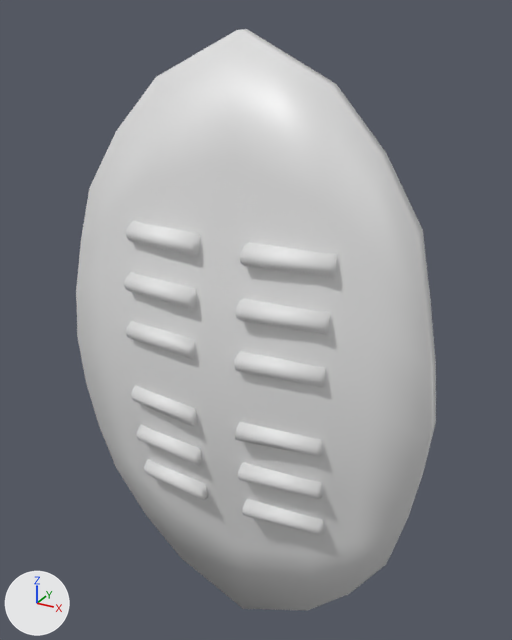
A saved change to the FBX model Assets/Meshes/Shields/shield-1.fbx.
The view is the same before and after, from a camera (50 mm lens) standing at (0.572, -0.998, 0.598) and looking at (0.015, 0.014, 0.092). The axes (+X, +Y, +Z) are drawn at lower left. The lights are the same throughout. Where no turn or scale is listed for an object, it has been applied to the vertices.

Script lines for the objects in view, before the commit:
```python
me_cube = bpy.data.meshes.new('Cube')
me_cube.from_pydata(...)  # 98 vertices, 96 faces; spans x -0.357..0.357, y -0.107..0.015, z -0.569..0.569
me_cube.materials.append(mat_material)  # white #e7e7e7
me_cylinder = bpy.data.meshes.new('Cylinder')
me_cylinder.from_pydata(...)  # 168 vertices, 96 faces; spans x -0.19..0.19, y -0.113..-0.041, z -0.262..0.262
# faces by material slot: [48, 48]
me_cylinder.materials.append(mat_material_001)  # white #e7e7e7
me_cylinder.materials.append(mat_material_002)  # white #e7e7e7
ob_accent = bpy.data.objects.new('Accent', me_cylinder)
ob_accent.location = (0.0, 0.0, 0.0)
ob_body = bpy.data.objects.new('Body', me_cube)
ob_body.location = (0.0, 0.0, 0.0)
```
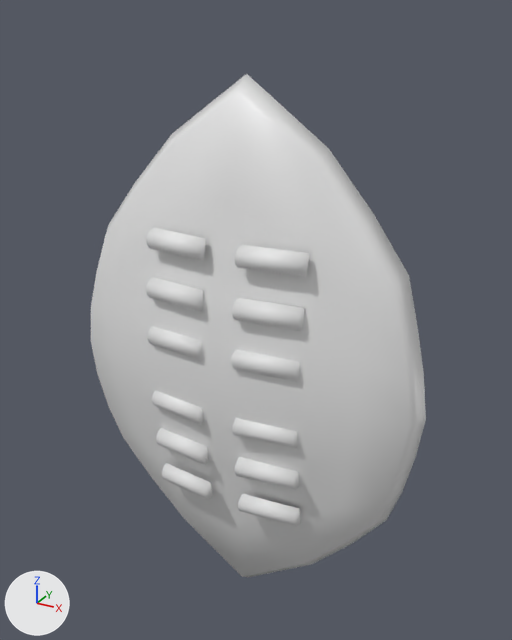
What changed in the scene script:
```text
Change me_cylinder:
    where me_cylinder.from_pydata(...)  # 168 vertices, 96 faces; spans x -0.19..0.19, y -0.113..-0.041, z -0.262..0.262
    used by ob_accent; location = (0.0, 0.0, 0.0)
    me_cylinder part 1: the whole mesh is scaled about its middle by (0.763, 0.707, 0.978), then moved by (0.0, -0.002, 0.0)
Change me_cube:
    used by ob_body; location = (0.0, 0.0, 0.0)
    remove me_cube.from_pydata(...)  # 98 vertices, 96 faces; spans x -0.357..0.357, y -0.107..0.015, z -0.569..0.569
    add me_cube.from_pydata(...)  # 98 vertices, 96 faces; spans x -0.341..0.341, y -0.102..0.012, z -0.506..0.506
    me_cube part 2: 98 of 98 vertices moved; they spanned x -0.357..0.357, y -0.107..0.015, z -0.569..0.569 and now span x -0.341..0.341, y -0.102..0.012, z -0.506..0.506; mean shift (0.0, -0.001, 0.0); largest move (0.151, -0.018, 0.497) -> (0.136, -0.021, 0.382)
```

Pixel boxes (x1, y1, x2, y2) of what changed, in the pictures (512 x 640 px):
'Body', reshaped (7% narrower, 13% shorter)
    before: (76, 29, 436, 610)
    after: (91, 74, 426, 577)
'Accent', mesh rescaled (23% narrower)
    before: (124, 221, 337, 536)
    after: (146, 228, 309, 526)
